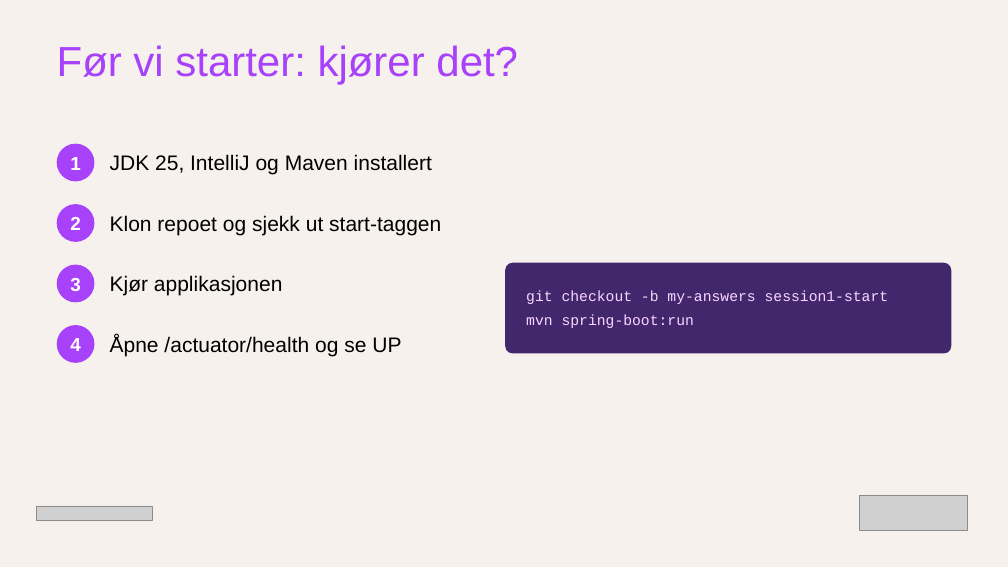
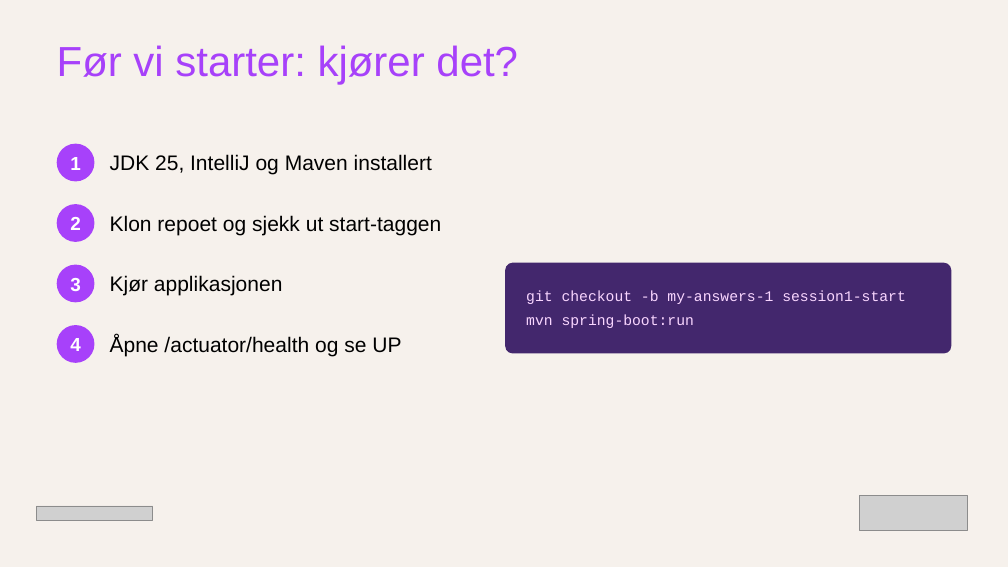
Before and after one commit to BrightsNO/brreg-spring-fall-26, a slide deck: slide 4 of materials/session1-slides.pptx. Drawn at 1008x567 pixels with LibreOffice and Linux fonts; fonts in the diff are those of the drawing; grey boxes stand for pictures. Boxes give left, top, right and bottom in pixels: in the first picture for what was removed or moved away, otherwise in the second. Text is boxed around its words. In the diff, an @@ line names an element or a change of style, - is before the commit and + after.

```diff
--- a/materials/session1-slides.pptx
+++ b/materials/session1-slides.pptx
@@ text in rounded rectangle at (526,291,906,304): text changed @@
-git checkout -b my-answers session1-start
+git checkout -b my-answers-1 session1-start
```
Also in this commit, not shown: 24 other files.
